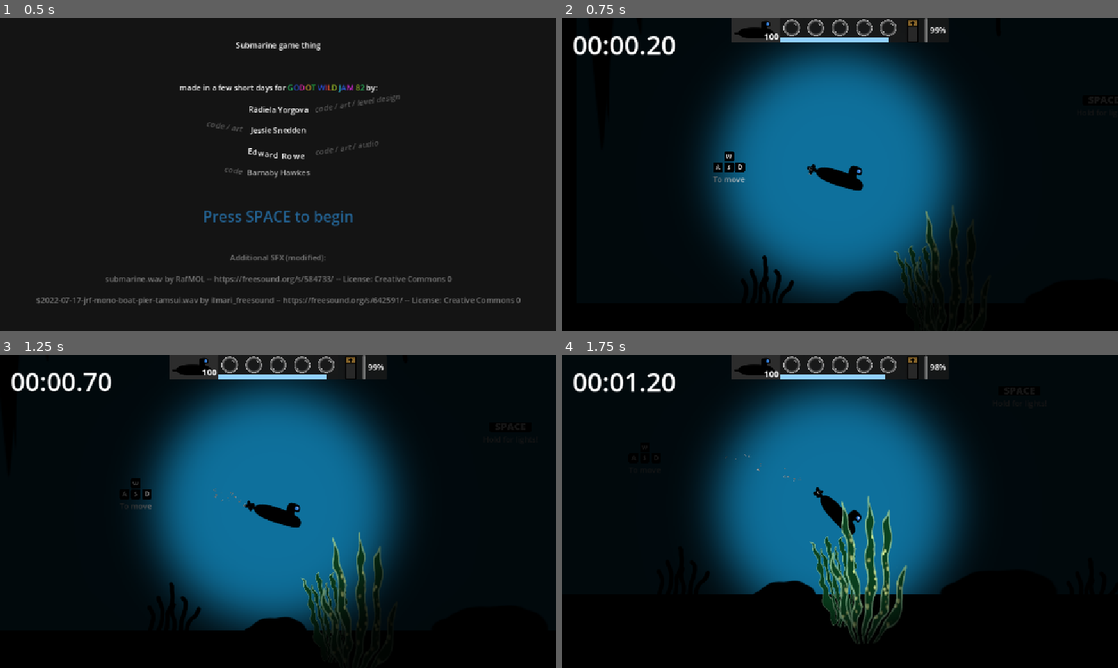
Above: before the commit, frames 1-4 (two rows, left to right).
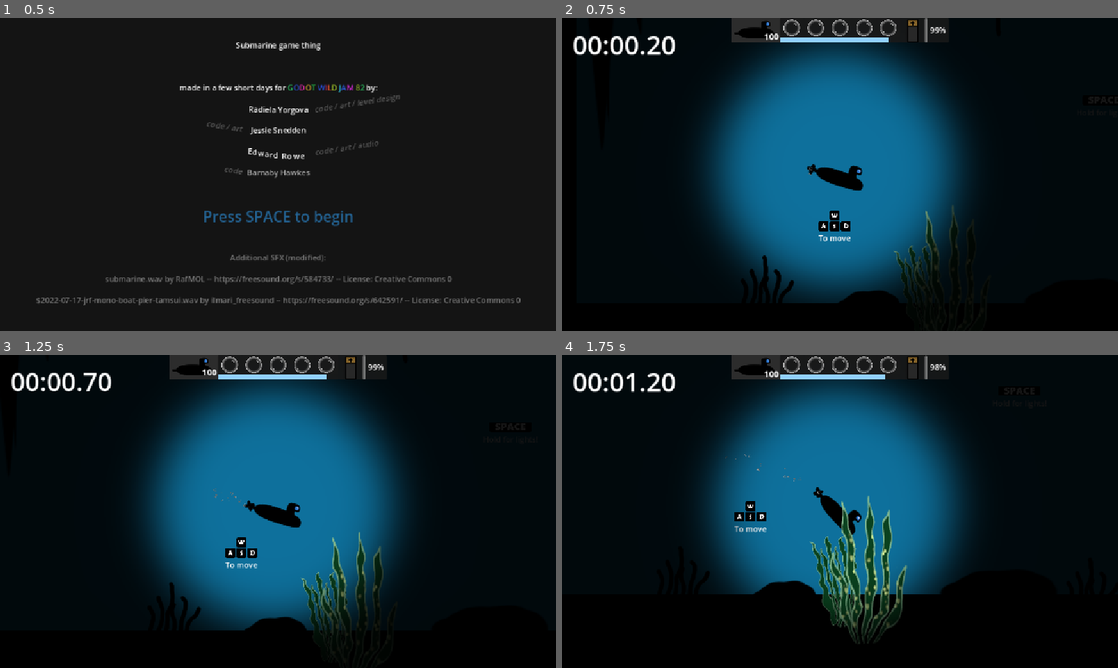
Above: after the commit, the same moments.

Repository: EddieRowe/godot-wild-jam-82
Game: Godot game, scene res://levels/splash.tscn
Two runs of this game, one before a commit and one after it. Both use one fixed random seed, a clock stepped at 60 frames per second and the inputs below.
Inputs:
- Up to frame 1 (0.5 s): no input
- Up to frame 2 (0.75 s): tap Space at 0.5 s; hold Right (ui_right) from 0.53 s (still down)
- Up to frame 3 (1.25 s): keep holding Right (ui_right); tap Enter (ui_accept) at 0.77 s
- Up to frame 4 (1.75 s): release Right (ui_right) at 1.28 s; hold Down (ui_down) from 1.28 s (still down); tap Enter (ui_accept) at 1.52 s

Frame 1 is identical in both runs. In frame 2, 0.6% of the frame differs, in the area x 27-52%, y 42-72%; in frame 3, 0.5%; in frame 4, 0.3%.

Commit message:
Relocate Movement Tutorial

Diff:
--- a/levels/level_1.tscn
+++ b/levels/level_1.tscn
@@ -1,5 +1,4 @@
-
-[gd_scene load_steps=35 format=3 uid="uid://cnep5qop4e823"]
+[gd_scene load_steps=34 format=3 uid="uid://cnep5qop4e823"]
 
 [ext_resource type="PackedScene" uid="uid://crghl5mtabw4e" path="res://prefabs/main_audio.tscn" id="1_l53as"]
 [ext_resource type="PackedScene" uid="uid://boaipqmv57708" path="res://prefabs/in_game_timer_canvas_layer.tscn" id="1_pnpm1"]
@@ -313,6 +312,7 @@
 position = Vector2(204, 455)
 
 [node name="tutorial_movement" parent="Tutorials" instance=ExtResource("17_ohjdc")]
+position = Vector2(219, 122)
 
 [node name="tutorial_lights" parent="Tutorials" instance=ExtResource("15_06ecp")]
 position = Vector2(777, -138)
